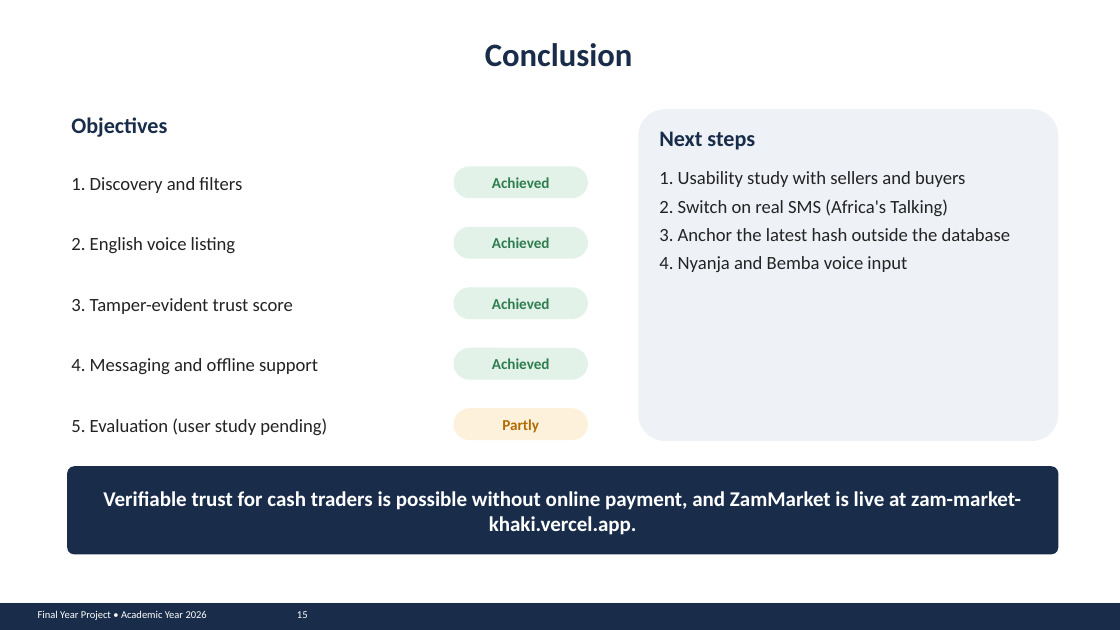
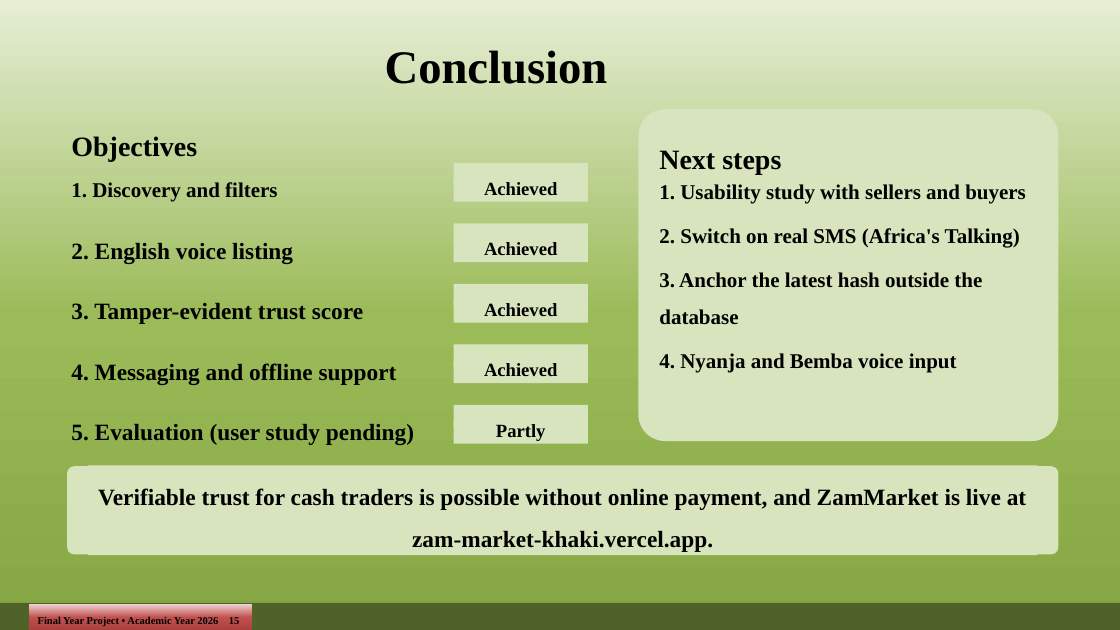
Before and after one commit to john-chola/ZamMarket, a slide deck: slide 15 of docs/presentation/ZamMarket_Presentation.pptx. Drawn at 1120x630 pixels with LibreOffice and Linux fonts; fonts in the diff are those of the drawing. Boxes give left, top, right and bottom in pixels: in the first picture for what was removed or moved away, otherwise in the second. Text is boxed around its words. In the diff, an @@ line names an element or a change of style, - is before the commit and + after.

```diff
--- a/docs/presentation/ZamMarket_Presentation.pptx
+++ b/docs/presentation/ZamMarket_Presentation.pptx
@@ background #FFFFFF to gradient #E6EED5 to #9BBB59 to #86A644 @@
@@ text "Conclusion": place and size @@
-text "Conclusion" at [485, 43, 633, 67]
+text "Conclusion" at [385, 50, 608, 84]
@@ text "Conclusion" at [385, 50, 608, 84]: size 28 to 40 pt, font Calibri to Times New Roman, text colour #192D4B to #000000; line spacing 1 to 1.5 @@
@@ text "Objectives" at [71, 136, 197, 162]: size 19 to 24 pt, font Calibri to Times New Roman, text colour #192D4B to #000000; line spacing 1 to 1.5 @@
@@ rounded rectangle at [639, 109, 1059, 441]: fill #EEF2F7 to #D7E4BD @@
@@ text "Next steps" at [659, 150, 781, 174]: size 19 to 24 pt, font Calibri to Times New Roman, text colour #192D4B to #000000; line spacing 1 to 1.5 @@
@@ text "1. Discovery and filters" at [71, 182, 277, 202]: size 16 to 18 pt, font Calibri to Times New Roman, text colour #232323 to #000000, bold on; line spacing 1 to 1.5 @@
@@ rectangle "Achieved": place and size @@
-rectangle "Achieved" at [492, 177, 550, 188]
+rectangle "Achieved" at [454, 163, 588, 202]
@@ text "1. Usability study with sellers ..." at [659, 184, 1026, 373]: size 16 to 18 pt, font Calibri to Times New Roman, text colour #232323 to #000000, bold on; line spacing 1 to 1.5 @@
@@ rectangle "Achieved": place and size @@
-rectangle "Achieved" at [492, 237, 550, 248]
+rectangle "Achieved" at [454, 223, 588, 262]
@@ rectangle "Achieved": place and size @@
-rectangle "Achieved" at [492, 298, 550, 309]
+rectangle "Achieved" at [454, 284, 588, 323]
@@ size 13 to 16 pt, font Calibri to Times New Roman, text colour #2E7D4F to #000000; line spacing 1 to 1.5; fill none to #D7E4BD in 4 elements at [454, 163, 588, 202], [454, 223, 588, 262], [454, 284, 588, 323], [454, 344, 588, 383] @@
@@ rectangle "Achieved": place and size @@
-rectangle "Achieved" at [492, 358, 550, 369]
+rectangle "Achieved" at [454, 344, 588, 383]
@@ size 16 to 20 pt, font Calibri to Times New Roman, text colour #232323 to #000000, bold on; line spacing 1 to 1.5 in 4 elements at [71, 303, 363, 324], [71, 363, 397, 385], [71, 243, 293, 264], [71, 424, 414, 445] @@
@@ rectangle "Partly": place and size @@
-rectangle "Partly" at [502, 419, 539, 433]
+rectangle "Partly" at [454, 405, 588, 444]
@@ rectangle "Partly" at [454, 405, 588, 444]: size 13 to 16 pt, font Calibri to Times New Roman, text colour #B26B00 to #000000; line spacing 1 to 1.5; fill none to #D7E4BD @@
@@ rounded rectangle at [67, 466, 1059, 555]: fill #192D4B to #D7E4BD @@
@@ rectangle "Verifiable trust for cash traders ...": place and size @@
-rectangle "Verifiable trust for cash traders ..." at [103, 491, 1021, 535]
+rectangle "Verifiable trust for cash traders ..." at [88, 465, 1038, 555]
@@ rectangle "Verifiable trust for cash traders ..." at [88, 465, 1038, 555]: size 18 to 20 pt, font Calibri to Times New Roman, text colour #FFFFFF to #000000; line spacing 1 to 1.5; fill none to #D7E4BD @@
@@ rectangle at [0, 603, 1120, 630]: fill #192D4B to #4F6228 @@
@@ rectangle "Final Year Project • Academic ...": place and size @@
-rectangle "Final Year Project • Academic ..." at [38, 610, 308, 620]
+rectangle "Final Year Project • Academic ..." at [29, 604, 252, 630]
@@ rectangle "Final Year Project • Academic ..." at [29, 604, 252, 630]: font Calibri to Times New Roman, text colour #FFFFFF to #000000, bold on; line spacing 1 to 1.5; fill none to gradient #EFD3D2 to #C0504D to #A93F3C @@
```
Also in this commit, not shown: 15 other slides changed, 1 slide removed, 5 other files.
